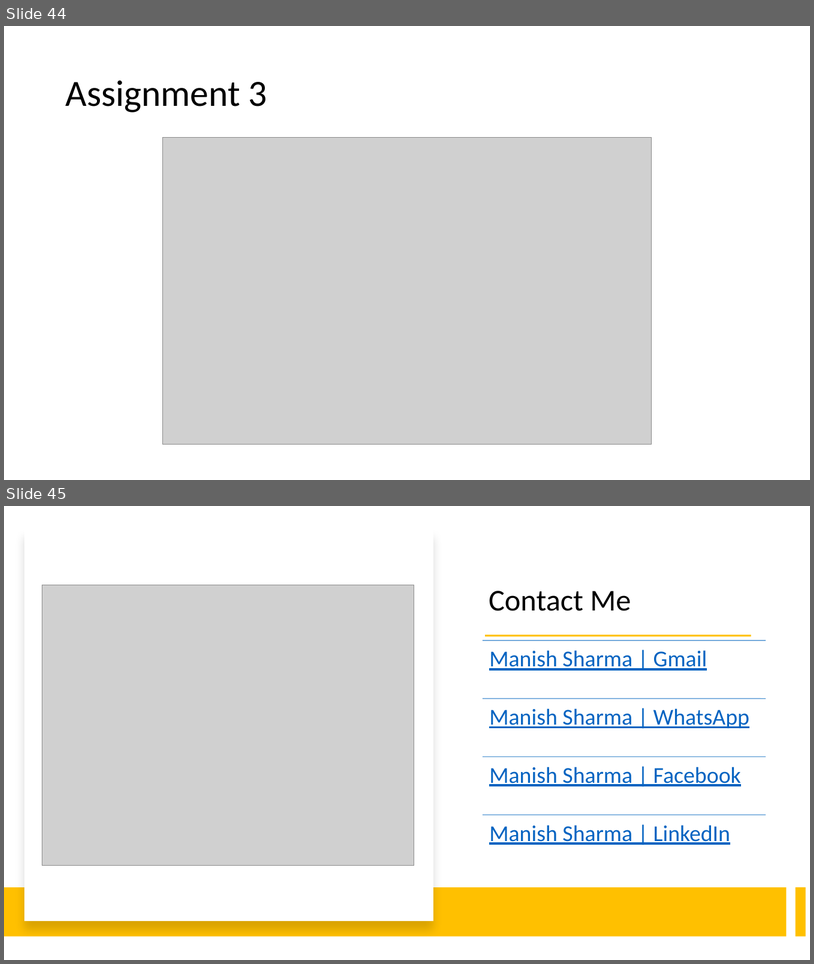
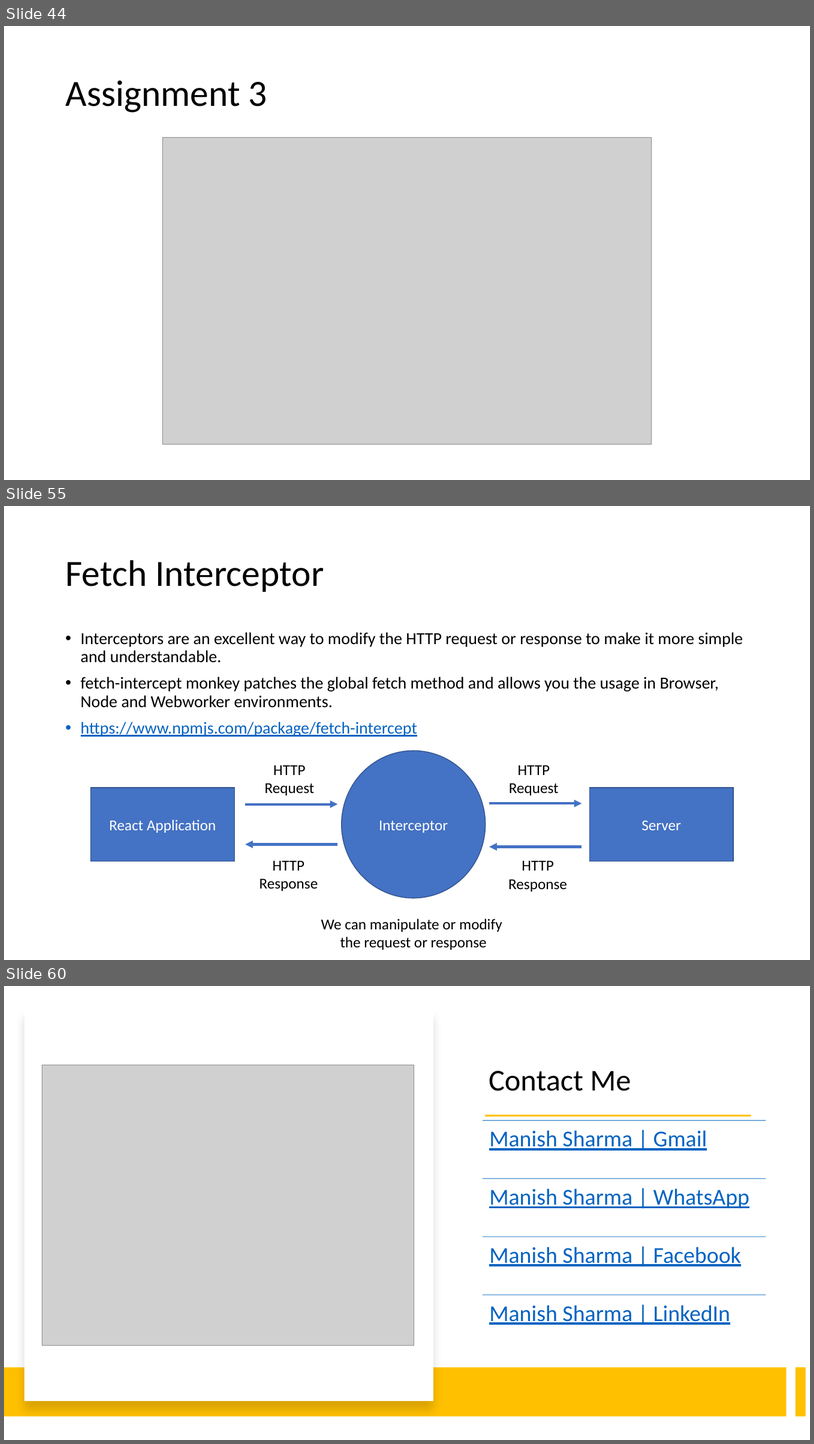
Before and after one commit to explore-with-manish/im-jan24, a slide deck: React/Notes/React.pptx. Shown one above the other, each under a label of ours: slides 44 and 45 before the commit, slides 44, 55 and 60 after it; the slides between them are not shown. The pictures are 814x964 and 814x1444 pixels, drawn with LibreOffice and Linux fonts; fonts in the diff are those of the drawing; grey boxes stand for pictures. Boxes give left, top, right and bottom in pixels: in the first picture for what was removed or moved away, otherwise in the second. Text is boxed around its words. In the diff, an @@ line names an element or a change of style, - is before the commit and + after.

```diff
--- a/React/Notes/React.pptx
+++ b/React/Notes/React.pptx
@@ slide 55 added at (4,506,810,960), background #FFFFFF @@
@@ title added at (65,560,324,592), 44 pt, text #000000 @@
+Fetch Interceptor
@@ text added at (81,632,743,736), 20 pt, text #000000 @@
+• Interceptors are an excellent way to modify the HTTP request or response to make it more simple and understandable.
+• fetch-intercept monkey patches the global fetch method and allows you the usage in Browser, Node and Webworker environments.
+• https://www.npmjs.com/package/fetch-intercept
@@ group added at (91,750,734,949): 5 texts, 4 arrows, 2 rectangles, 1 ellipse @@
+React Application
+Server
+Interceptor
+HTTP
+Request
+HTTP
+Request
+HTTP
+Response
+HTTP
+Response
+We can manipulate or modify
+the request or response
@@ what was slide 45 is now slide 60 @@
```
Also in this commit, not shown: 14 other slides added, 53 other files.
